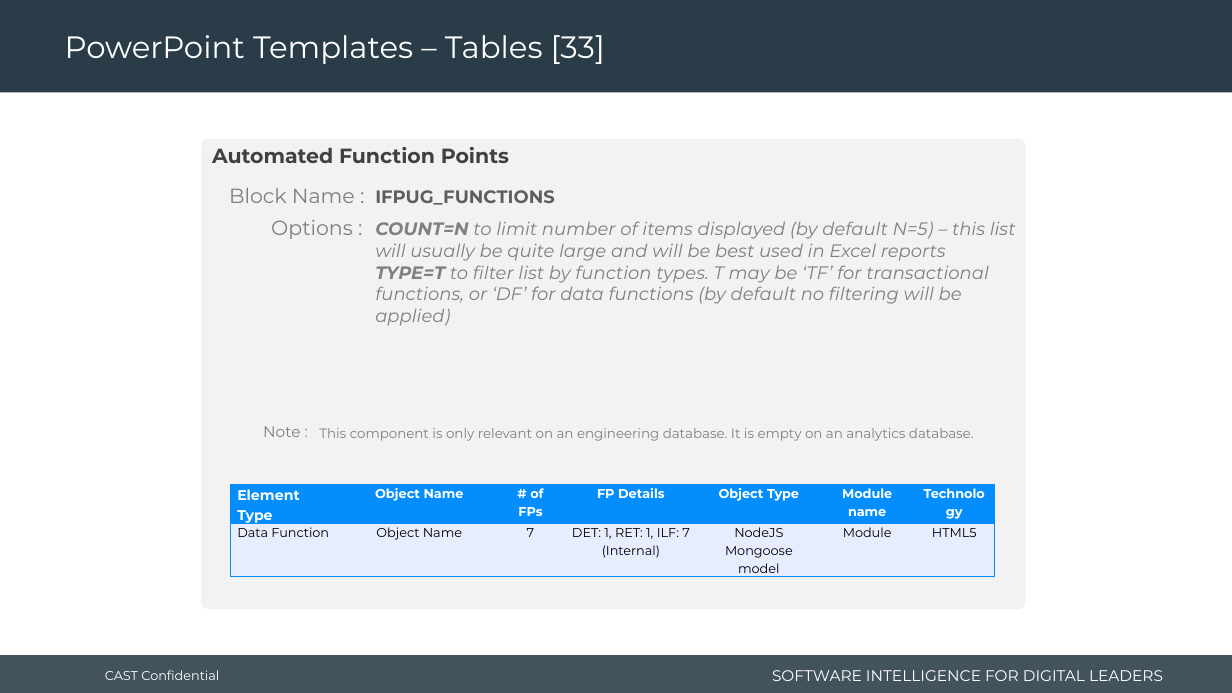
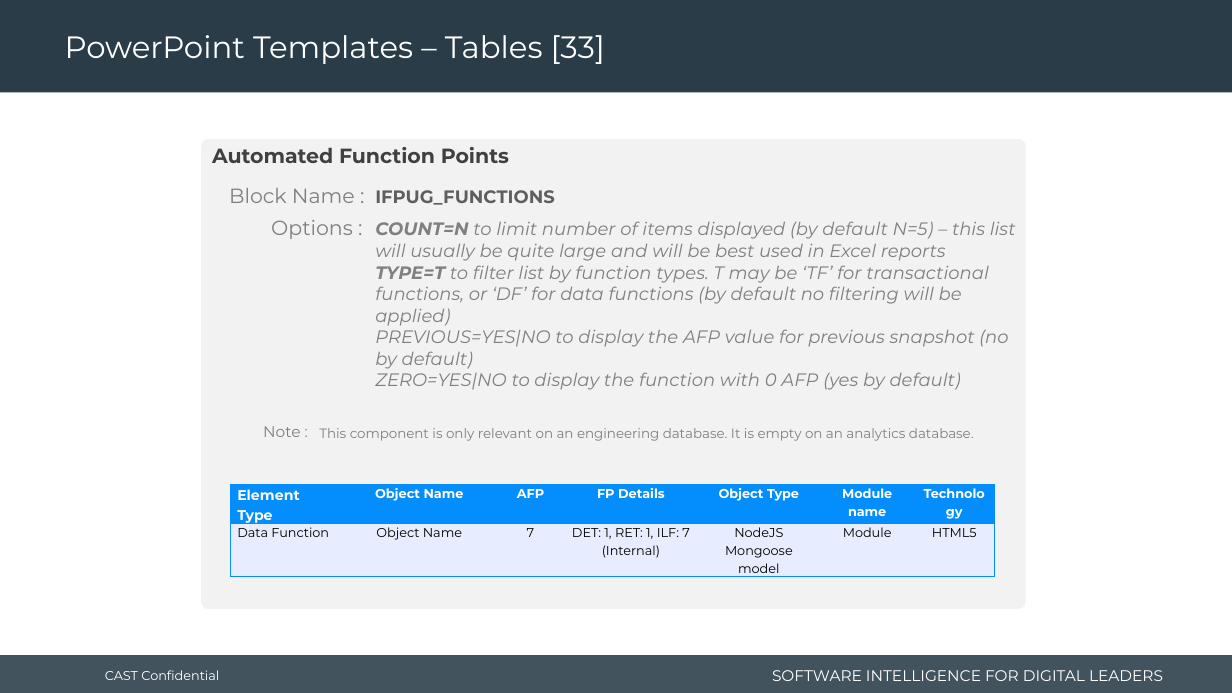
Before and after one commit to CAST-projects/CAST-ReportGenerator, a slide deck: slide 67 of CastReporting.Reporting.Core/Templates/zh-CN/Application/Component library/1- Powerpoint-components-library.pptx. Drawn at 1232x693 pixels with LibreOffice and Linux fonts; fonts in the diff are those of the drawing; background and template pictures are left out. Boxes give left, top, right and bottom in pixels: in the first picture for what was removed or moved away, otherwise in the second. Text is boxed around its words. In the diff, an @@ line names an element or a change of style, - is before the commit and + after.

Commit message:
REPORTGEN-991: update chinese templates

```diff
--- a/CastReporting.Reporting.Core/Templates/zh-CN/Application/Component library/1- Powerpoint-components-library.pptx
+++ b/CastReporting.Reporting.Core/Templates/zh-CN/Application/Component library/1- Powerpoint-components-library.pptx
@@ text at [375, 329, 1008, 390]: paragraphs added @@
+PREVIOUS=YES|NO to display the AFP value for previous snapshot (no by default)
+ZERO=YES|NO to display the function with 0 AFP (yes by default)
@@ table at [230, 484, 995, 581] @@
-row 1, column 3: # of FPs
+row 1, column 3: AFP
```
Also in this commit, not shown: 1 other slide changed, 3 other files.
